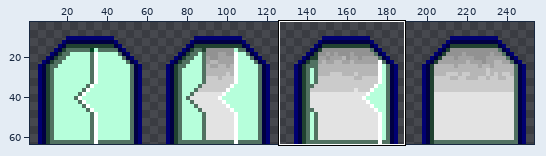
Sprite sheet: assets/door.png. The first picture is a wide view before the edit; the outline marks the close-up.
Close-up. First the earlier version:
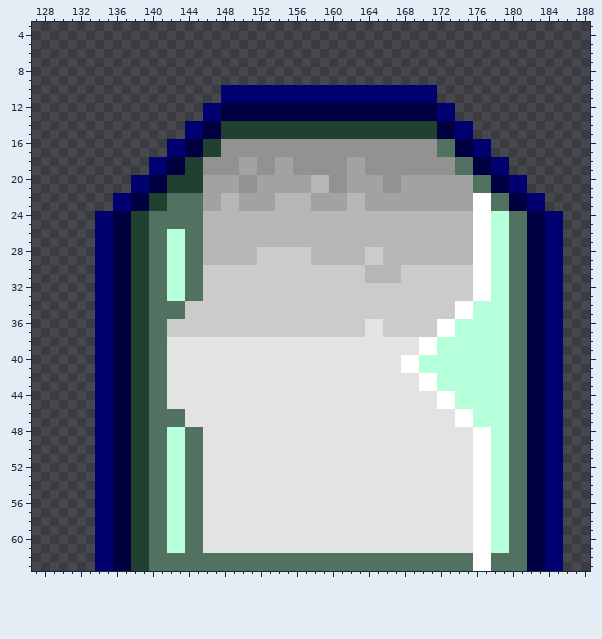
The file is 256x64 pixels. Shown: x 127..188, y 3..63. The old version is drawn lined up with the new one. The wide view leaves out empty margins. The commit also changed other parts of the picture, which this record leaves out.
The result:
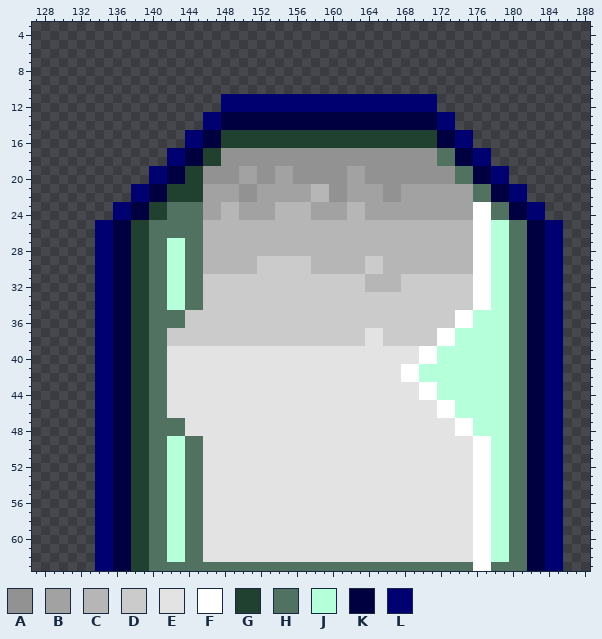
Palette (. is transparent): A #929292  B #a2a2a2  C #b6b6b6  D #cbcbcb  E #e3e3e3  F #ffffff  G #204130  H #517161  J #b6ffdb  K #000041  L #000071
Diff:
drawings rearranged on the sheet (the old picture shows each at its new place)
Changed rows in their new state; - is an unchanged pixel.
first column x 134:
10 --------------........................--------------
12 ------------..LLLLLLLLLLLLLLLLLLLLLLLL..------------
14 ----------..LLKKKKKKKKKKKKKKKKKKKKKKKKLL..----------
16 --------..LLKKGGGGGGGGGGGGGGGGGGGGGGGGKKLL..--------
18 ------..LLKKGG--AA--AA------AA--------HHKKLL..------
20 ----..LLKK--AAAABBAA--AAAA----AA--AAAAAAHHKKLL..----
22 --..LLKKGGGG--BBAA--BBBBCCAABB--AA--------HHKKLL..--
24 ..LLKKGG----BB--BBBB----BBBB--BBBBBBBBBBBB--HHKKLL..
26 --------HH------------------------------------------
28 ------------------CCCCCC------CC--------------------
30 ------------CCCCCC------CCCCCCDD--CCCCCCCC----------
32 ------------------------------CCCC------------------
34 --------JJHH----------------------------DDFF--------
36 --------HH--------------------DD------DDFF----------
38 --------DDDDDDDDDDDDDDDDDDDDDD--DDDDDDFF------------
40 ----------------------------------EEFF--------------
42 ----------------------------------FFJJ--------------
44 ------------------------------------FFJJ------------
46 --------EE----------------------------FFJJ----------
48 --------HHEE----------------------------FFJJ--------
first column x 142:
62 JJ--EEEEEEEEEEEEEEEEEEEEEEEEEEEEEE--JJ
Pixel boxes of the changes (left, top, right, bottom) in both close-ups:
changed: (95, 85, 563, 436)
changed: (167, 553, 509, 562)
